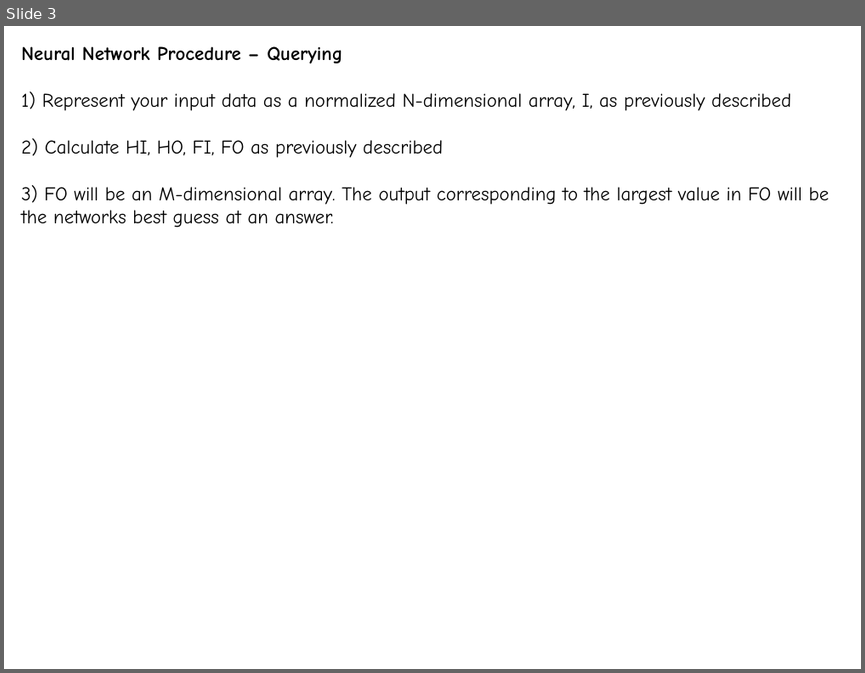
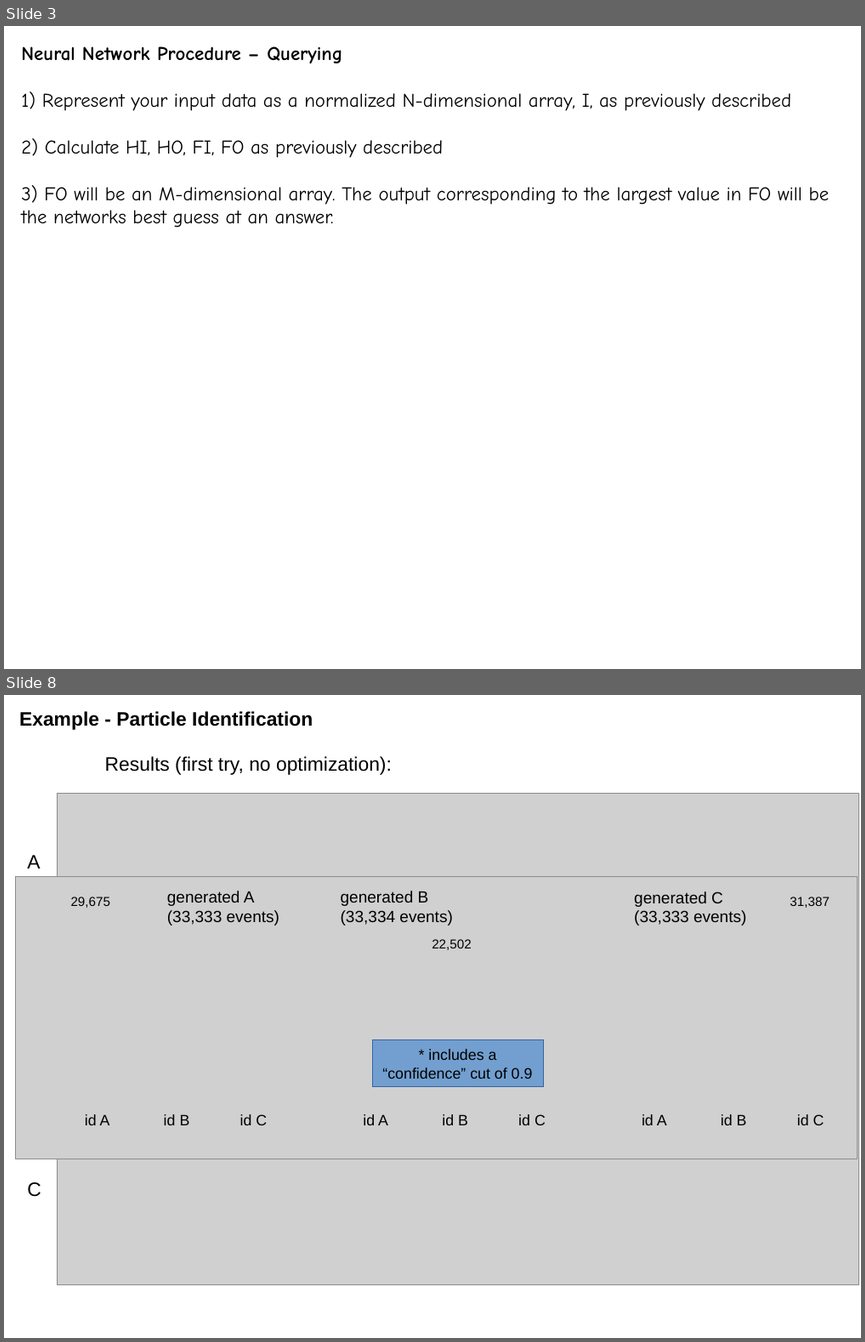
Before and after one commit to CJBrow1590/neural-nets, a slide deck: nn-procedure.odp. Shown one above the other, each under a label of ours: slide 3 before the commit, slides 3 and 8 after it; the slides between them are not shown. The pictures are 865x673 and 865x1342 pixels, drawn with LibreOffice and Linux fonts; fonts in the diff are those of the drawing; grey boxes stand for pictures. Boxes give left, top, right and bottom in pixels: in the first picture for what was removed or moved away, otherwise in the second. Text is boxed around its words. In the diff, an @@ line names an element or a change of style, - is before the commit and + after.

Commit message:
Added PID example

```diff
--- a/nn-procedure.odp
+++ b/nn-procedure.odp
@@ slide 8 added at (x1=4, y1=695, x2=861, y2=1338), background #FFFFFF @@
@@ text added at (x1=19, y1=711, x2=313, y2=730), 18 pt, text #000000, bold @@
+Example - Particle Identification
@@ text added at (x1=105, y1=756, x2=392, y2=775), 18 pt, text #000000 @@
+Results (first try, no optimization):
@@ picture added at (x1=57, y1=793, x2=858, y2=1285) @@
@@ text added at (x1=27, y1=855, x2=40, y2=868), 18 pt, text #000000 @@
+A
@@ picture added at (x1=16, y1=876, x2=857, y2=1158) @@
@@ text added at (x1=71, y1=896, x2=111, y2=907), 12 pt, text #000000 @@
+29,675
@@ text added at (x1=167, y1=891, x2=279, y2=925), 15 pt, text #000000 @@
+generated A
+(33,333 events)
@@ text added at (x1=341, y1=891, x2=452, y2=925), 15 pt, text #000000 @@
+generated B
+(33,334 events)
@@ text added at (x1=634, y1=891, x2=746, y2=925), 15 pt, text #000000 @@
+generated C
+(33,333 events)
@@ text added at (x1=789, y1=896, x2=829, y2=907), 12 pt, text #000000 @@
+31,387
@@ text added at (x1=432, y1=939, x2=472, y2=950), 12 pt, text #000000 @@
+22,502
@@ rectangle added at (x1=373, y1=1040, x2=544, y2=1087), fill #729FCF, outline #3465A4 0 pt, 14 pt, text #000000 @@
+* includes a
+“confidence” cut of 0.9
@@ text added at (x1=85, y1=1114, x2=267, y2=1125), 14 pt, text #000000 @@
+id A id B id C
@@ text added at (x1=363, y1=1114, x2=545, y2=1125), 14 pt, text #000000 @@
+id A id B id C
@@ text added at (x1=642, y1=1114, x2=809, y2=1125), 14 pt, text #000000 @@
+id A id B id C
@@ text added at (x1=27, y1=1182, x2=41, y2=1197), 18 pt, text #000000 @@
+C
```
Also in this commit, not shown: 4 other slides added, 16 other files.
